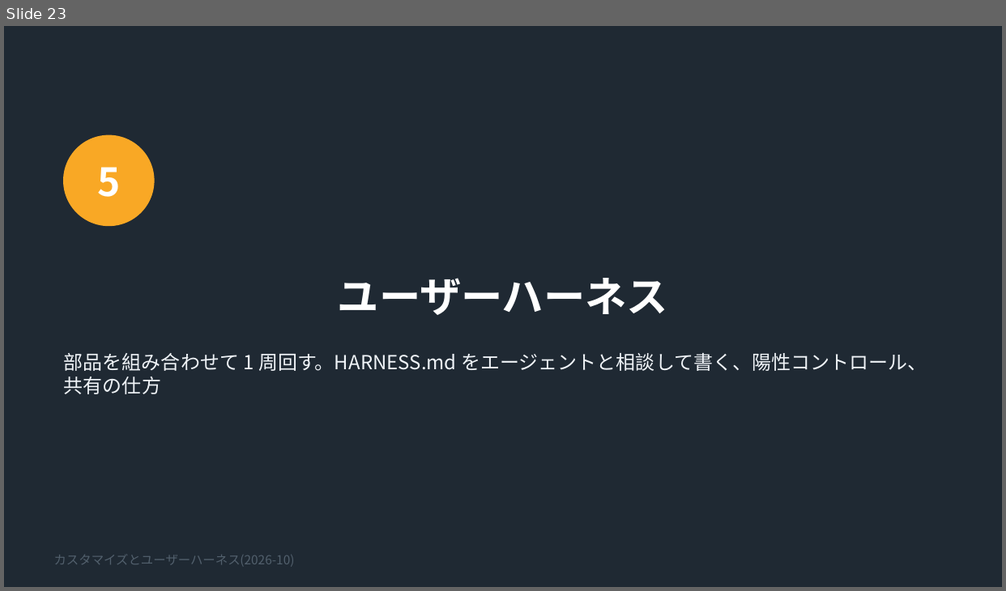
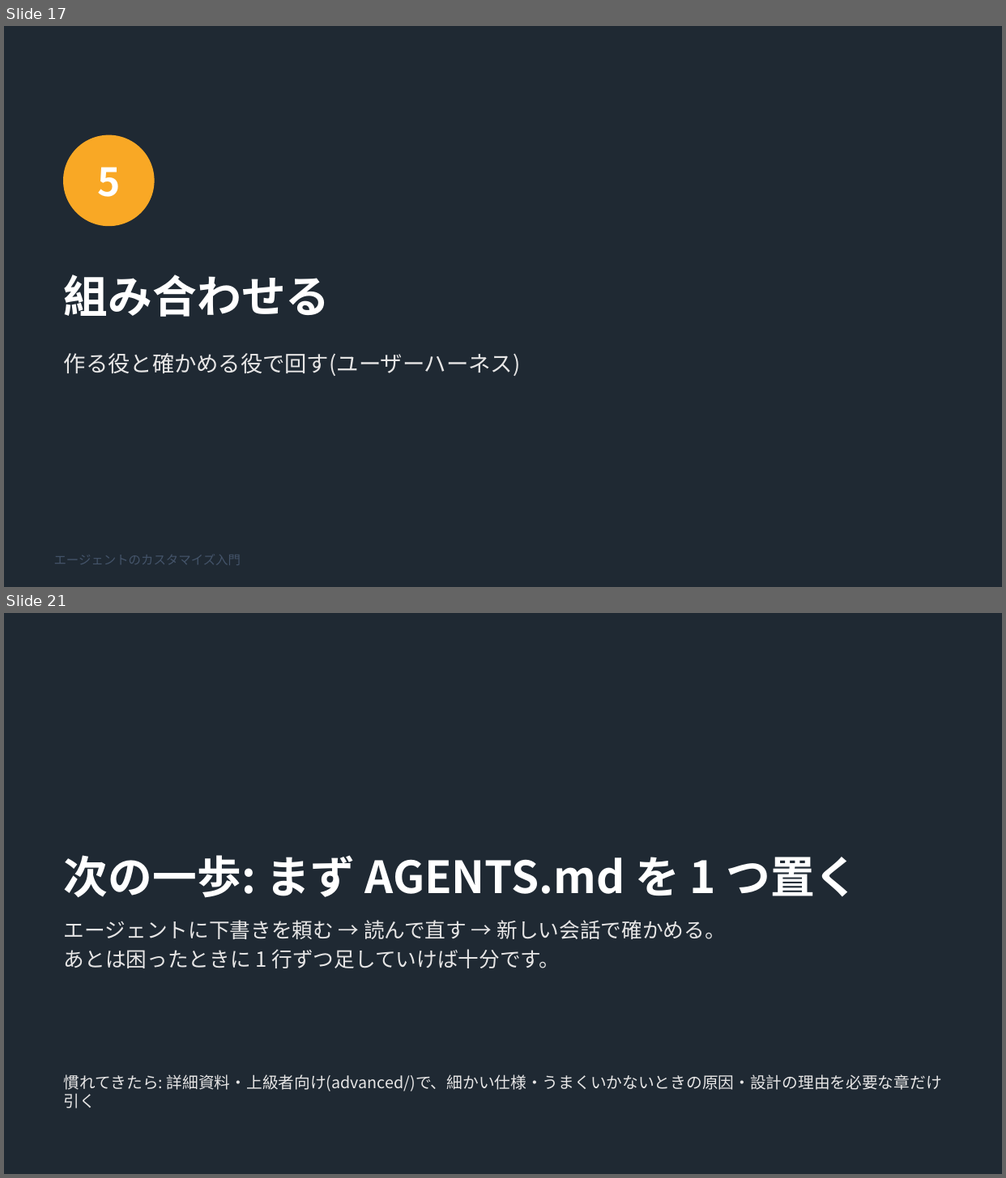
Before and after one commit to noxitro/agent-toolkit, a slide deck: docs/copilot-harness/customize/slides/customize-guide.pptx. Shown one above the other, each under a label of ours: slide 23 before the commit, slides 17 and 21 after it; the slides between them are not shown. The pictures are 1006x591 and 1006x1178 pixels, drawn with LibreOffice and Linux fonts; fonts in the diff are those of the drawing. Boxes give left, top, right and bottom in pixels: in the first picture for what was removed or moved away, otherwise in the second. Text is boxed around its words. In the diff, an @@ line names an element or a change of style, - is before the commit and + after.

```diff
--- a/docs/copilot-harness/customize/slides/customize-guide.pptx
+++ b/docs/copilot-harness/customize/slides/customize-guide.pptx
@@ slide 21 added at (4,613,1002,1174), background #1F2933 @@
@@ title added at (64,855,859,898), 32 pt, text #FFFFFF, bold @@
+次の一歩: まず AGENTS.md を 1 つ置く
@@ text added at (64,920,725,969), 15 pt, text #E7E6E6 @@
+エージェントに下書きを頼む → 読んで直す → 新しい会話で確かめる。
+あとは困ったときに 1 行ずつ足していけば十分です。
@@ text added at (64,1075,942,1109), 11.5 pt, text #E7E6E6 @@
+慣れてきたら: 詳細資料・上級者向け(advanced/)で、細かい仕様・うまくいかないときの原因・設計の理由を必要な章だけ引く
@@ what was slide 23 is now slide 17 @@
@@ slide 17 changed as well @@
@@ title at (64,275,330,317): text changed; size 30 to 32 pt @@
-ユーザーハーネス
+組み合わせる
@@ text at (64,353,521,376): text changed; size 14 to 16 pt; text colour #F0F4F8 to #E7E6E6 @@
-部品を組み合わせて 1 周回す。HARNESS.md をエージェントと相談して書く、陽性コントロール、共有の仕方
+作る役と確かめる役で回す(ユーザーハーネス)
@@ text at (54,555,241,565): text changed; text colour #52606D to #44546A @@
-カスタマイズとユーザーハーネス(2026-10)
+エージェントのカスタマイズ入門
```
Also in this commit, not shown: 4 other slides changed, 15 other slides added, 31 slides removed, 5 other files.
